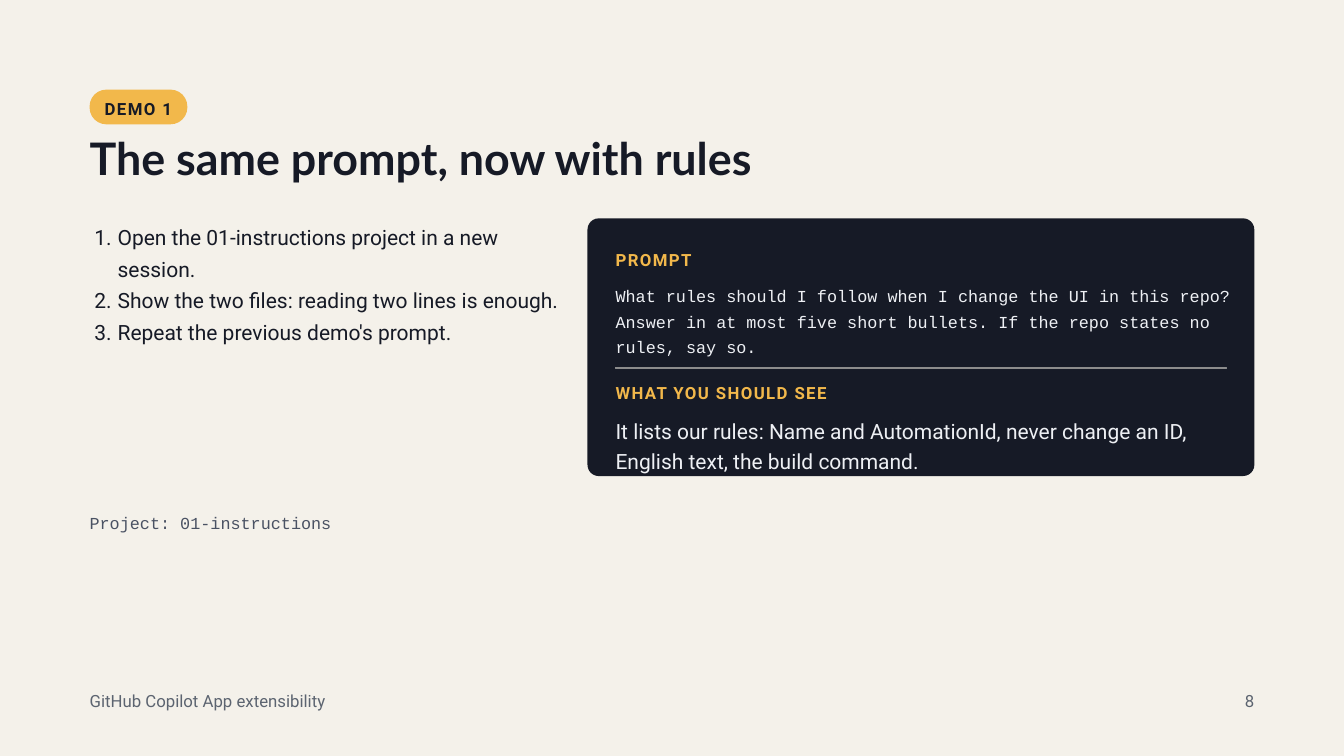
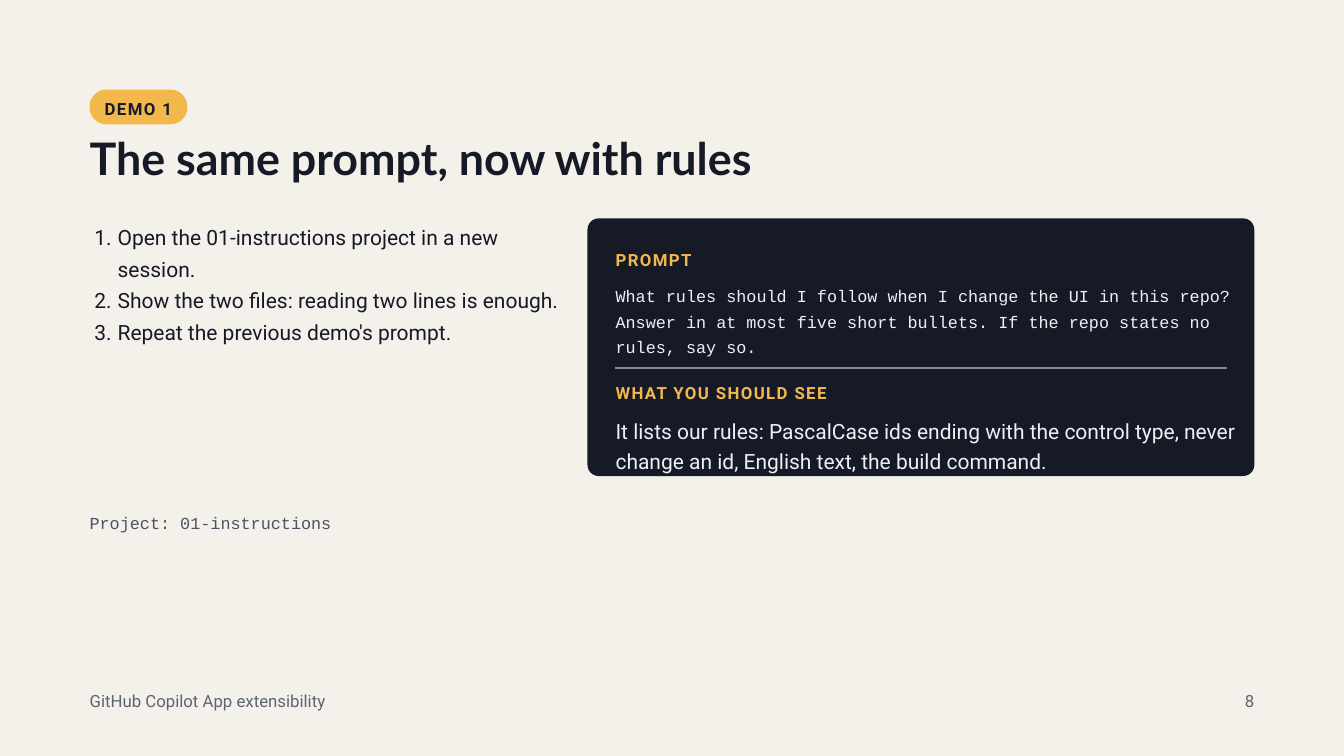
Before and after one commit to jsuarezruiz/github-copilot-devdays-sevilla, a slide deck: slide 8 of github-copilot-app-extensibility.pptx. Drawn at 1344x756 pixels with LibreOffice and Linux fonts; fonts in the diff are those of the drawing; grey boxes stand for pictures. Boxes give left, top, right and bottom in pixels: in the first picture for what was removed or moved away, otherwise in the second. Text is boxed around its words. In the diff, an @@ line names an element or a change of style, - is before the commit and + after.

Commit message:
Lead demo 1's expected result with the rules demo 0 cannot guess

```diff
--- a/github-copilot-app-extensibility.pptx
+++ b/github-copilot-app-extensibility.pptx
@@ text at [616, 423, 1235, 474]: text changed @@
-It lists our rules: Name and AutomationId, never change an ID, English text, the build command.
+It lists our rules: PascalCase ids ending with the control type, never change an id, English text, the build command.
```
Also in this commit, not shown: 1 other file.
